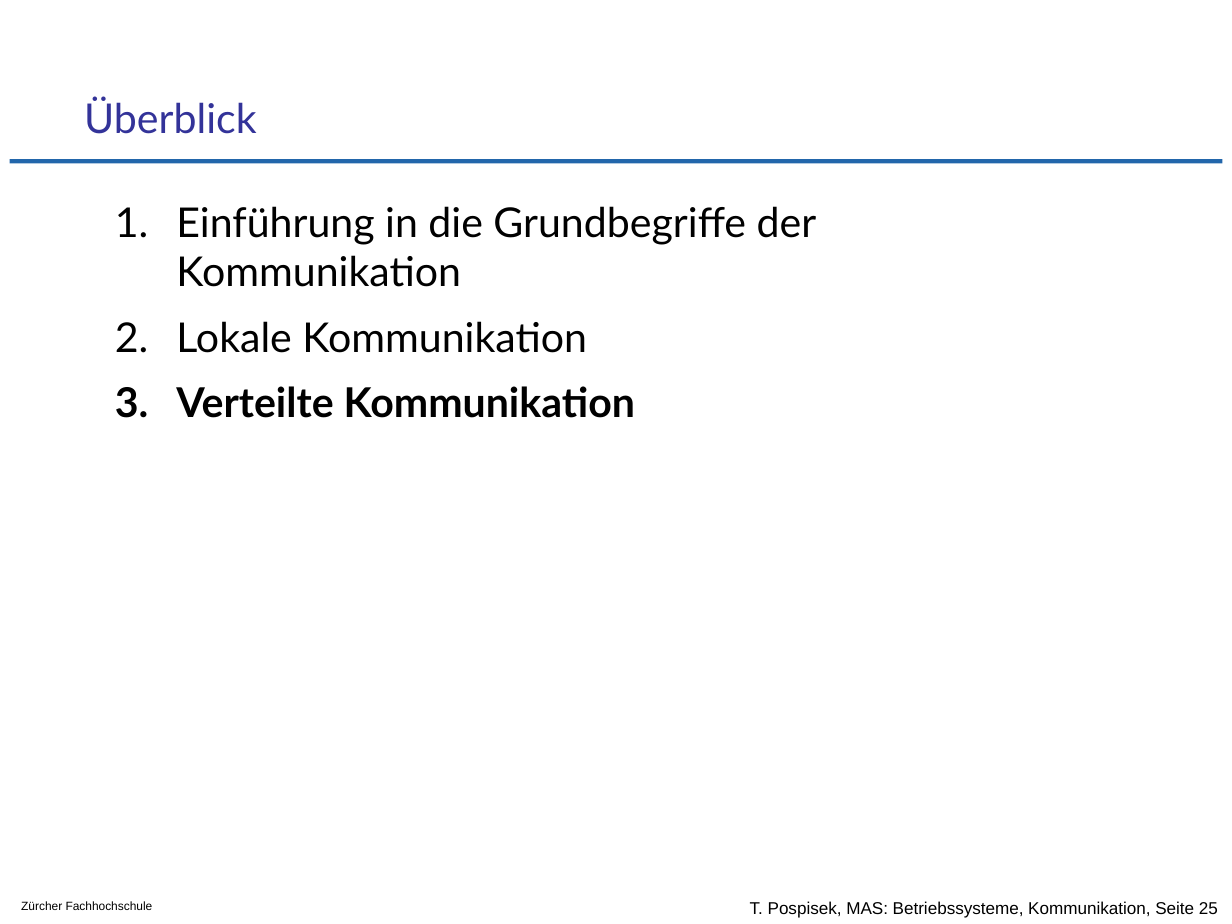
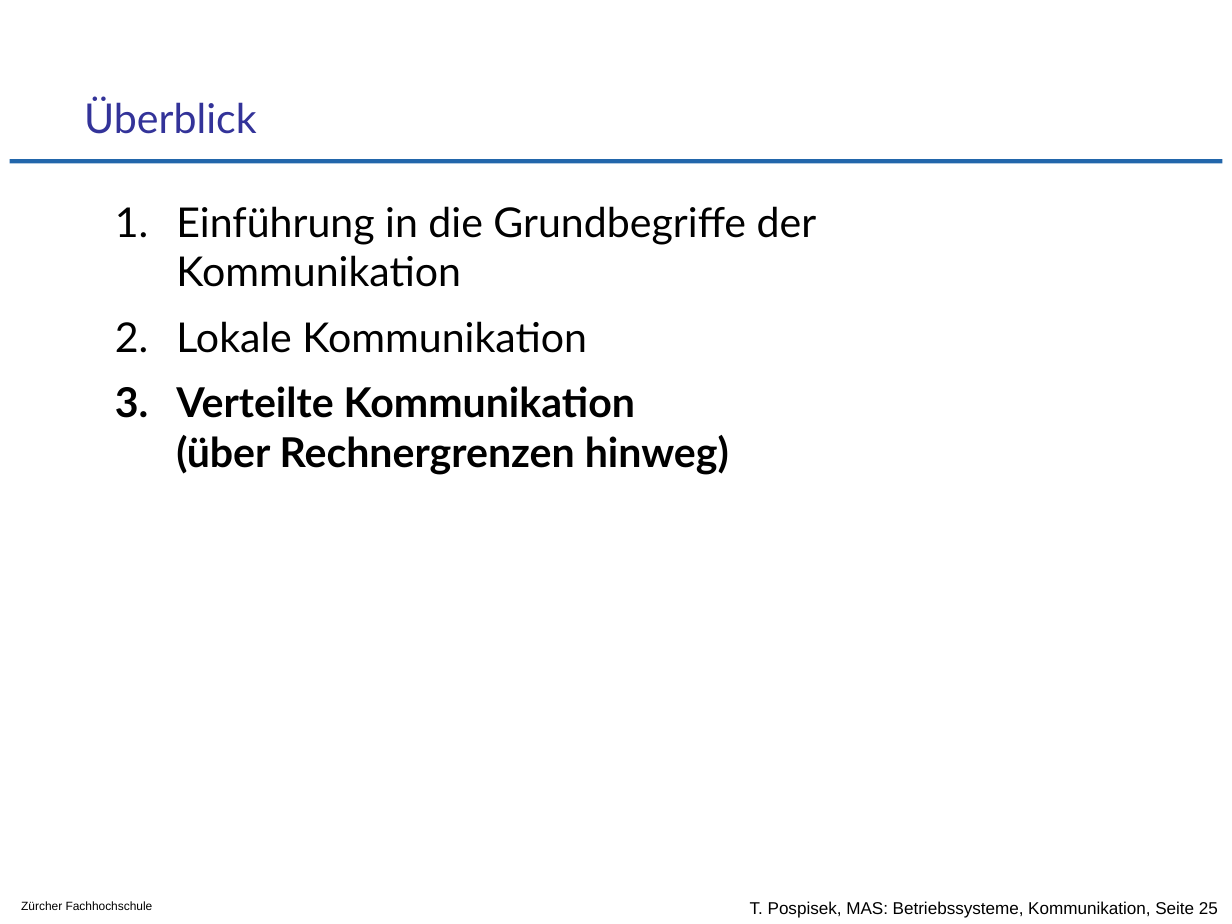
Before and after one commit to tpo/betriebssysteme, a slide deck: slide 25 of 09_Kommunikation_von_Prozessen_und_Threads.odp. Drawn at 1232x924 pixels with LibreOffice and Linux fonts; fonts in the diff are those of the drawing; background and template pictures are left out. Boxes give left, top, right and bottom in pixels: in the first picture for what was removed or moved away, otherwise in the second. Text is boxed around its words. In the diff, an @@ line names an element or a change of style, - is before the commit and + after.

```diff
--- a/09_Kommunikation_von_Prozessen_und_Threads.odp
+++ b/09_Kommunikation_von_Prozessen_und_Threads.odp
@@ text at (176,386,729,475): text changed @@
-3. Verteilte Kommunikation
+3. Verteilte Kommunikation
+   (über Rechnergrenzen hinweg)
```
Also in this commit, not shown: 1 other slide changed, 1 slide removed.
